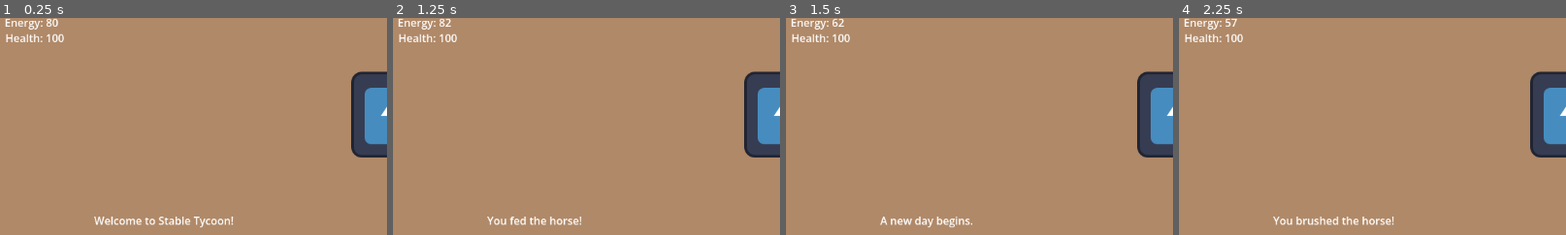
Above: before the commit, frames 1-4 (left to right).
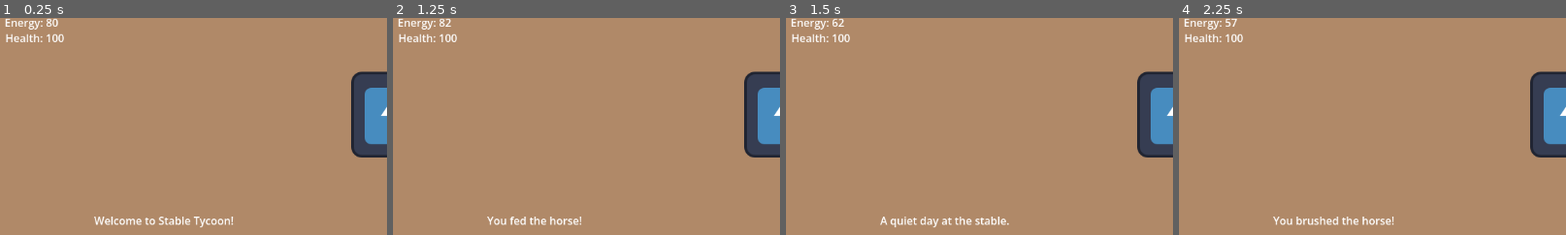
Above: after the commit, the same moments.

Repository: veronica-foltz/stable-tycoon
Game: Godot game, scene res://scenes/main.tscn
Same seed, same stepped clock (60 frames per second), same inputs: the game is played once before the commit and once after it. The engine's default icon, where the game draws it, is replaced by a stand-in: a white triangle on a blue panel in a dark square.
Inputs:
- Up to frame 1 (0.25 s): no input
- Up to frame 2 (1.25 s): click "Feed Horse" at 0.5 s
- Up to frame 3 (1.5 s): click "End Day" at 1.25 s
- Up to frame 4 (2.25 s): click "Brush Horse" at 2 s
The pictures show only the part of the screen within x 0-50%, y 12-62%; the shares and areas given below are measured in that part.

Frames 1-2 are identical in both runs. In frame 3, 0.7% of the frame differs, in the area x 26-58%, y 91-97%; in frame 4, nothing differs.

Commit message:
Added surprise events
Added surprise events

Diff:
--- a/stable-tycoon/scenes/main.gd
+++ b/stable-tycoon/scenes/main.gd
@@ -15,6 +15,10 @@
 	hunger_label.text = "Hunger: " + str(hunger)
 
 func _on_feed_button_pressed():
+
+	if game_over:
+		update_status("Game over. Restart to play again.")
+		return
 
 	if hunger < 100:
 		hunger += 10
@@ -59,6 +63,11 @@
 	day_label.text = "Day: " + str(day)
 
 func _on_end_day_button_pressed():
+
+	if game_over:
+		update_status("Game over. Restart to play again.")
+		return
+
 	day += 1
 	hunger -= 15
 	happiness -= 10
@@ -93,7 +102,10 @@
 	update_status("A new day begins.")
 
 	if health <= 0:
+		game_over = true
 		update_status("Game over! Your horse became too sick.")
+
+	random_daily_event()
 
 	update_day_label()
 	update_hunger_label()
@@ -112,6 +124,10 @@
 
 func _on_brush_button_pressed():
 
+	if game_over:
+		update_status("Game over. Restart to play again.")
+		return
+
 	happiness += 15
 
 	if happiness > 100:
@@ -130,6 +146,10 @@
 
 func _on_rest_button_pressed():
 
+	if game_over:
+		update_status("Game over. Restart to play again.")
+		return
+
 	energy += 20
 
 	if energy > 100:
@@ -147,6 +167,10 @@
 
 
 func _on_train_button_pressed():
+
+	if game_over:
+		update_status("Game over. Restart to play again.")
+		return
 
 	if energy < 15:
 		update_status("Your horse is too tired to train.")
@@ -181,6 +205,8 @@
 
 
 func _on_restart_button_pressed() -> void:
+
+	game_over = false
 
 	day = 1
 	money = 100
@@ -196,3 +222,22 @@
 	update_energy_label()
 	update_health_label()
 	update_status("New game started!")
+
+var game_over = false
+
+func random_daily_event():
+
+	var event = randi_range(1, 4)
+	if event == 1:
+		money += 20
+		update_status("A rider tipped you $20!")
+	elif event == 2:
+		money -= 15
+		update_status("You had to buy extra hay. -$15")
+	elif event == 3:
+		happiness += 10
+		if happiness > 100:
+			happiness = 100
+		update_status("Your horse enjoyed extra pasture time!")
+	else:
+		update_status("A quiet day at the stable.")
